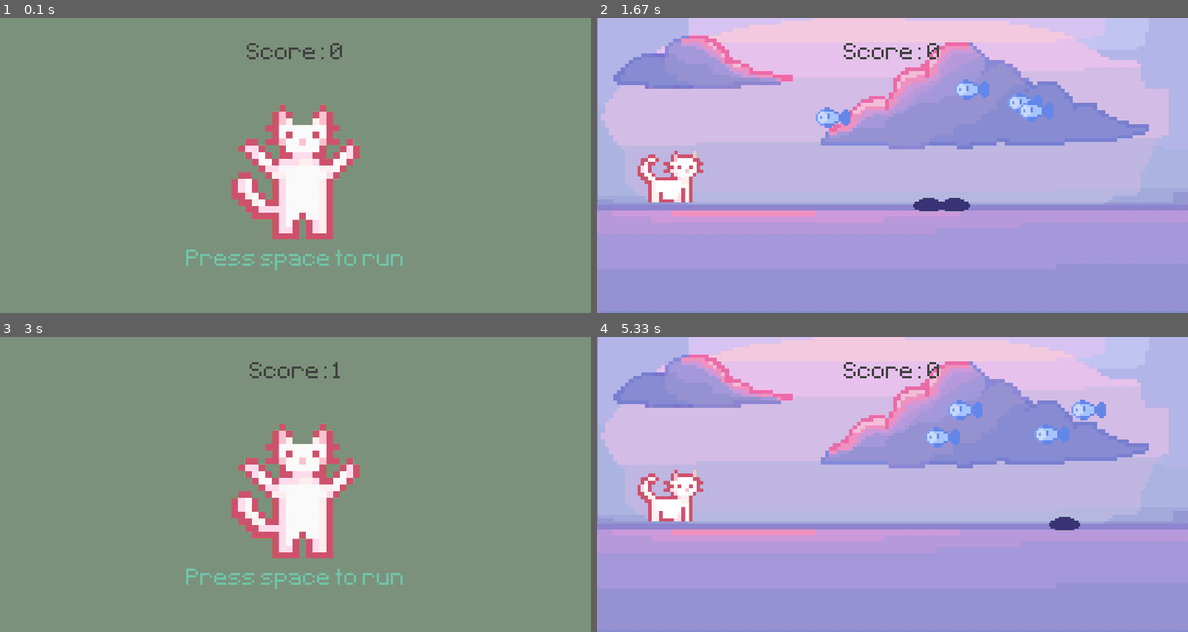
Above: before the commit, frames 1-4 (two rows, left to right).
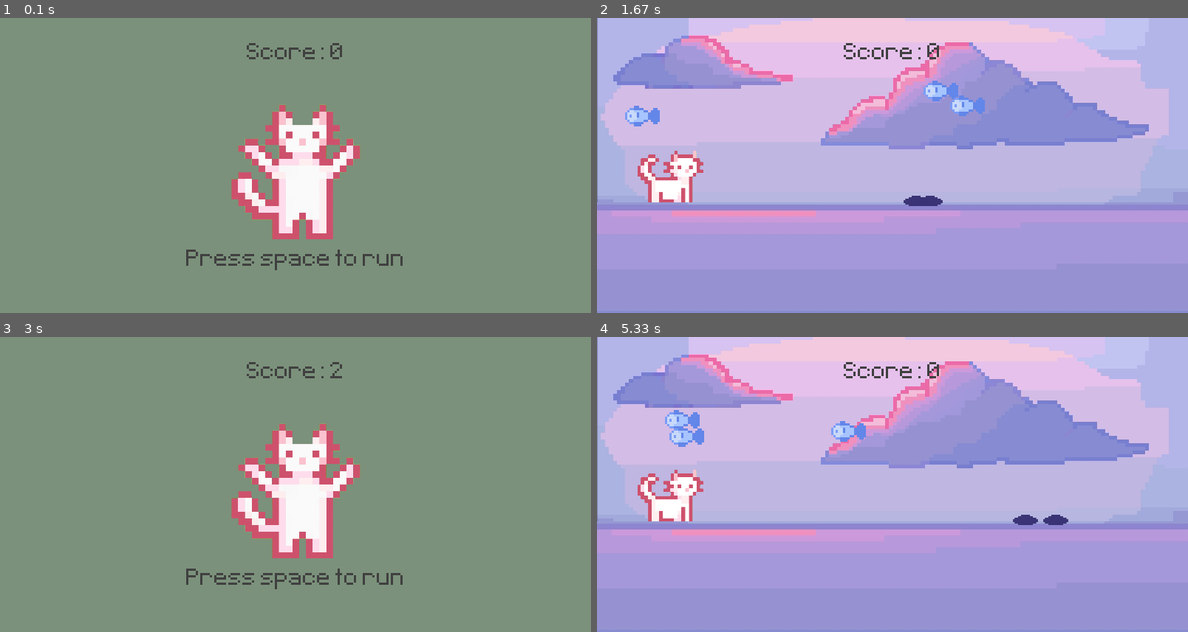
Above: after the commit, the same moments.

Repository: ShIIIrochka/py_game
Game: pygame game, started from pythongame/game.py
Two runs of this game, one before a commit and one after it. Both use one fixed random seed, a clock stepped at 60 frames per second and the inputs below.
Inputs:
- Up to frame 1 (0.1 s): no input
- Up to frame 2 (1.67 s): tap Space at 0.33 s
- Up to frame 3 (3 s): tap Space at 2.17 s
- Up to frame 4 (5.33 s): tap Space at 4.5 s

The runs differ from the first frame. In frame 1, 0.6% of the frame differs, in the area x 31-69%, y 78-86%; in frame 2, 2.2%; in frame 3, 0.8%; in frame 4, 2.3%, in the area x 11-87%, y 21-66%.

Commit message:
поправила генерацию движения ямок

Diff:
--- a/pythongame/game.py
+++ b/pythongame/game.py
@@ -47,18 +47,19 @@
 
 class NPS(pygame.sprite.Sprite):
 
-    def __init__(self, file_name, scale, speed, y_range):
+    def __init__(self, file_name, scale, speed, x_range, y_range):
         """
         :param file_name: имя файла
         :param scale: размер спрайта
         :param speed: скорость спрайта
+        :param x_range: диапазон генерации случайной координаты по оси x
         :param y_range: диапазон генерации случайной координаты по оси y
         """
         super().__init__()
         self.image = pygame.image.load(file_name).convert_alpha()
         self.image = pygame.transform.scale(self.image, scale)
         self.rect = self.image.get_rect()
-        self.rect.x = randint(728, 1100)
+        self.rect.x = randint(x_range[0], x_range[1])
         self.rect.y = randint(y_range[0], y_range[1])  # Генерация случайной координаты Y в указанном диапазоне
         self.speed = randint(speed[0], speed[1])
 
@@ -99,8 +100,8 @@
 
         global pit_instances, fish_instances
 
-        fish_instances = [NPS('graphics/fish.PNG', (50, 50), (5, 7), (70, 110)) for i in range(4)]
-        pit_instances = [NPS('graphics/pit.PNG', (45, 45), (4, 6), (230, 230)) for i in range(2)]
+        fish_instances = [NPS('graphics/fish.PNG', (50, 50), (5, 7),(300, 1200), (40, 110)) for i in range(3)]
+        pit_instances = [NPS('graphics/pit.PNG', (35, 35), (5, 5), (800, 870), (230, 230)) for i in range(2)]
         obstacle_group.add(*fish_instances, *pit_instances)
 
 
@@ -126,8 +127,6 @@
 
 player = Player('graphics/cat.PNG', (90, 90), (100, 250))
 
-
-
 start_surf = pygame.image.load('graphics/cat.stand.PNG').convert_alpha()
 start_surf = pygame.transform.scale(start_surf, (200, 200))
 start_rect = start_surf.get_rect(center = (400,200))
@@ -142,7 +141,7 @@
 running = True
 game_active = False
 
-game_message = test_font.render('Press space to run',False,(111,196,169))
+game_message = test_font.render('Press space to run',False,(64,64,64))
 game_message_rect = game_message.get_rect(center = (400,330))
 
 while running:
Empty file added: pythongame/font/__init__.py
Empty file added: pythongame/graphics/__init__.py
